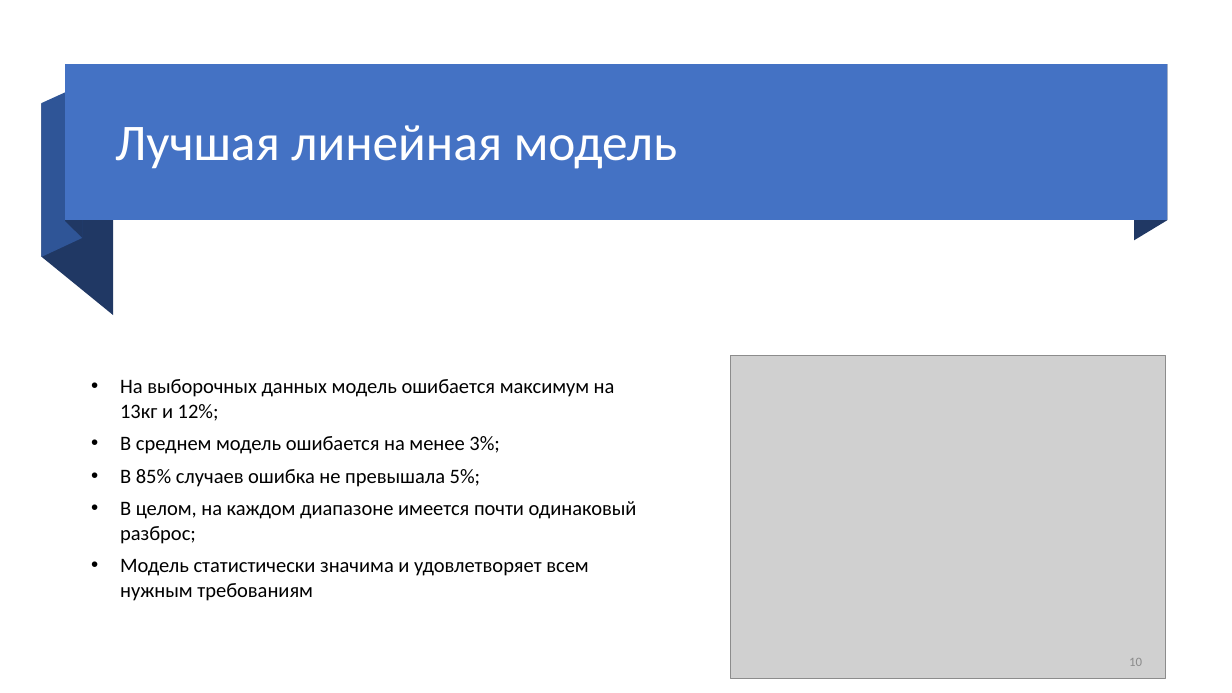
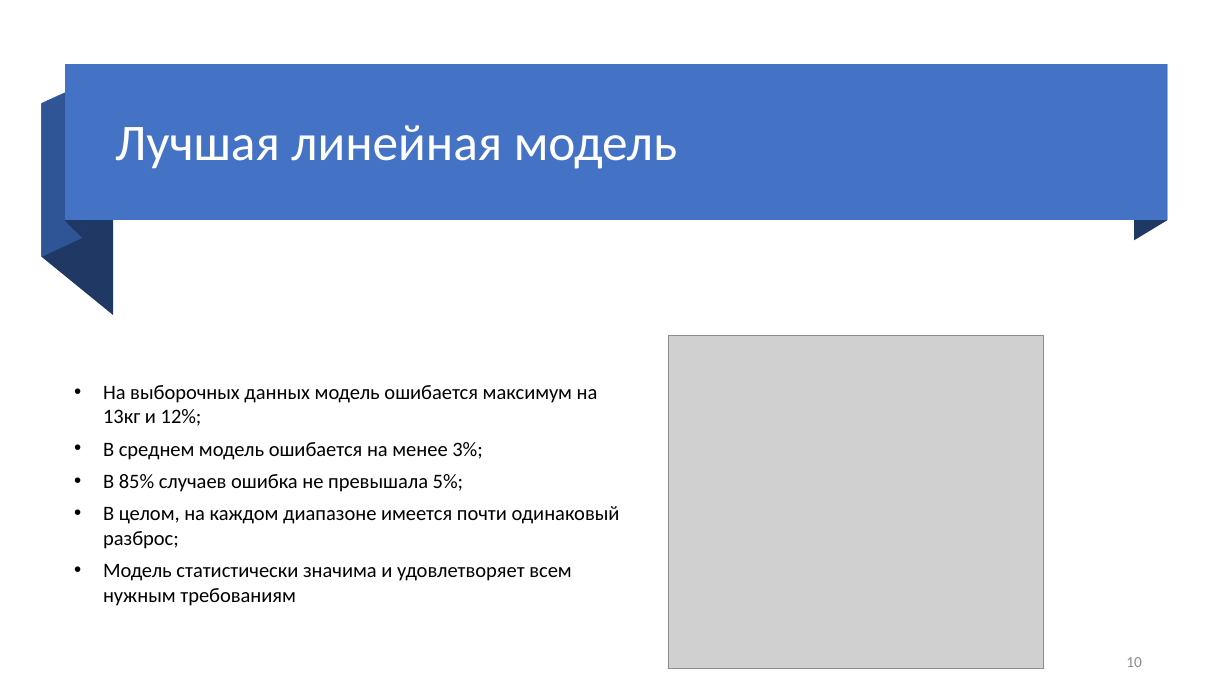
Before and after one commit to PasaOpasen/6-course-tasks, a slide deck: slide 10 of Дисер/презентация/Регрессионные модели для определения повторного максимума в пауэрлифтинге. Пасько.pptx. Drawn at 1232x693 pixels with LibreOffice and Linux fonts; fonts in the diff are those of the drawing; grey boxes stand for pictures. Boxes give left, top, right and bottom in pixels: in the first picture for what was removed or moved away, otherwise in the second. Text is boxed around its words. In the diff, an @@ line names an element or a change of style, - is before the commit and + after.

```diff
--- a/Дисер/презентация/Регрессионные модели для определения повторного максимума в пауэрлифтинге. Пасько.pptx
+++ b/Дисер/презентация/Регрессионные модели для определения повторного максимума в пауэрлифтинге. Пасько.pptx
@@ picture: place and size @@
-picture at (731, 356, 1166, 678)
+picture at (669, 336, 1044, 669)
@@ text "На выборочных данных модель ошибается ...": place and size @@
-text "На выборочных данных модель ошибается ..." at (120, 379, 637, 601)
+text "На выборочных данных модель ошибается ..." at (103, 385, 620, 606)
@@ page number at (1126, 657, 1142, 667): size 10 to 12 pt @@
```
Also in this commit, not shown: 3 other slides changed, 1 slide added, 4 other files.
